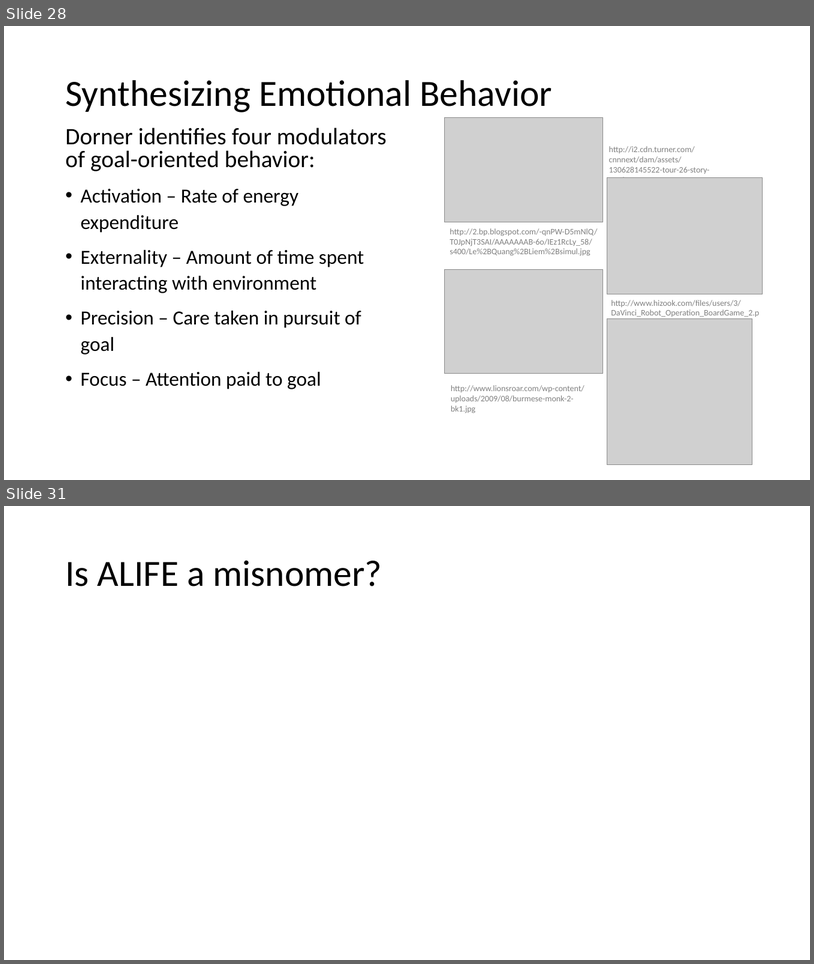
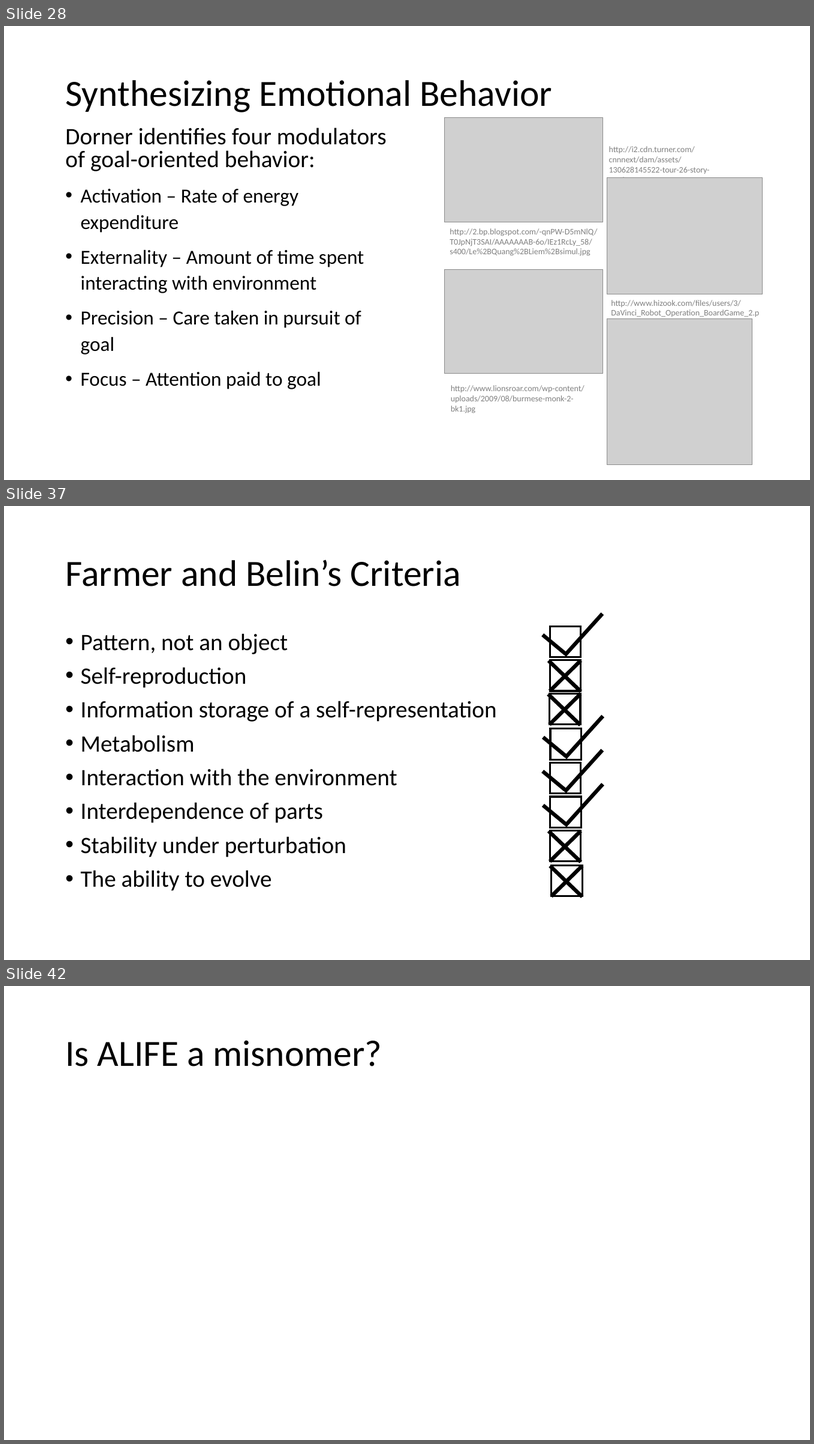
Before and after one commit to BenChurch/Fall2016, a slide deck: CISC879/ChapterPresentation/LectureSlidesCh8.pptx. Shown one above the other, each under a label of ours: slides 28 and 31 before the commit, slides 28, 37 and 42 after it; the slides between them are not shown. The pictures are 814x964 and 814x1444 pixels, drawn with LibreOffice and Linux fonts; fonts in the diff are those of the drawing; grey boxes stand for pictures. Boxes give left, top, right and bottom in pixels: in the first picture for what was removed or moved away, otherwise in the second. Text is boxed around its words. In the diff, an @@ line names an element or a change of style, - is before the commit and + after.

```diff
--- a/CISC879/ChapterPresentation/LectureSlidesCh8.pptx
+++ b/CISC879/ChapterPresentation/LectureSlidesCh8.pptx
@@ slide 37 added at [4, 506, 810, 960], background #FFFFFF @@
@@ title added at [65, 560, 461, 586], 44 pt, text #000000 @@
+Farmer and Belin’s Criteria
@@ line added from (566, 655) to (603, 613), #000000 4.5 pt @@
@@ rectangle added at [550, 627, 581, 657], outline #000000 2.25 pt @@
@@ text added at [81, 633, 497, 891], 28 pt, text #000000 @@
+• Pattern, not an object
+• Self-reproduction
+• Information storage of a self-representation
+• Metabolism
+• Interaction with the environment
+• Interdependence of parts
+• Stability under perturbation
+• The ability to evolve
@@ line added from (543, 635) to (566, 654), #000000 4.5 pt @@
@@ line added from (549, 661) to (581, 691), #000000 4.5 pt @@
@@ rectangle added at [550, 660, 581, 691], outline #000000 2.25 pt @@
@@ line added from (581, 660) to (550, 691), #000000 4.5 pt @@
@@ line added from (548, 694) to (581, 725), #000000 4.5 pt @@
@@ rectangle added at [549, 694, 581, 724], outline #000000 2.25 pt @@
@@ line added from (581, 694) to (549, 724), #000000 4.5 pt @@
@@ line added from (566, 757) to (603, 716), #000000 4.5 pt @@
@@ line added from (543, 737) to (566, 756), #000000 4.5 pt @@
@@ rectangle added at [551, 729, 582, 759], outline #000000 2.25 pt @@
@@ line added from (566, 792) to (603, 750), #000000 4.5 pt @@
@@ line added from (543, 771) to (566, 790), #000000 4.5 pt @@
@@ rectangle added at [550, 762, 581, 793], outline #000000 2.25 pt @@
@@ line added from (566, 825) to (603, 784), #000000 4.5 pt @@
@@ line added from (543, 805) to (566, 823), #000000 4.5 pt @@
@@ rectangle added at [551, 796, 582, 827], outline #000000 2.25 pt @@
@@ line added from (549, 831) to (581, 862), #000000 4.5 pt @@
@@ rectangle added at [550, 830, 581, 861], outline #000000 2.25 pt @@
@@ line added from (581, 831) to (550, 861), #000000 4.5 pt @@
@@ rectangle added at [551, 865, 582, 896], outline #000000 2.25 pt @@
@@ line added from (583, 865) to (551, 896), #000000 4.5 pt @@
@@ line added from (550, 866) to (583, 897), #000000 4.5 pt @@
@@ what was slide 31 is now slide 42 @@
```
Also in this commit, not shown: 2 slides changed, 10 other slides added, 4 other files.
